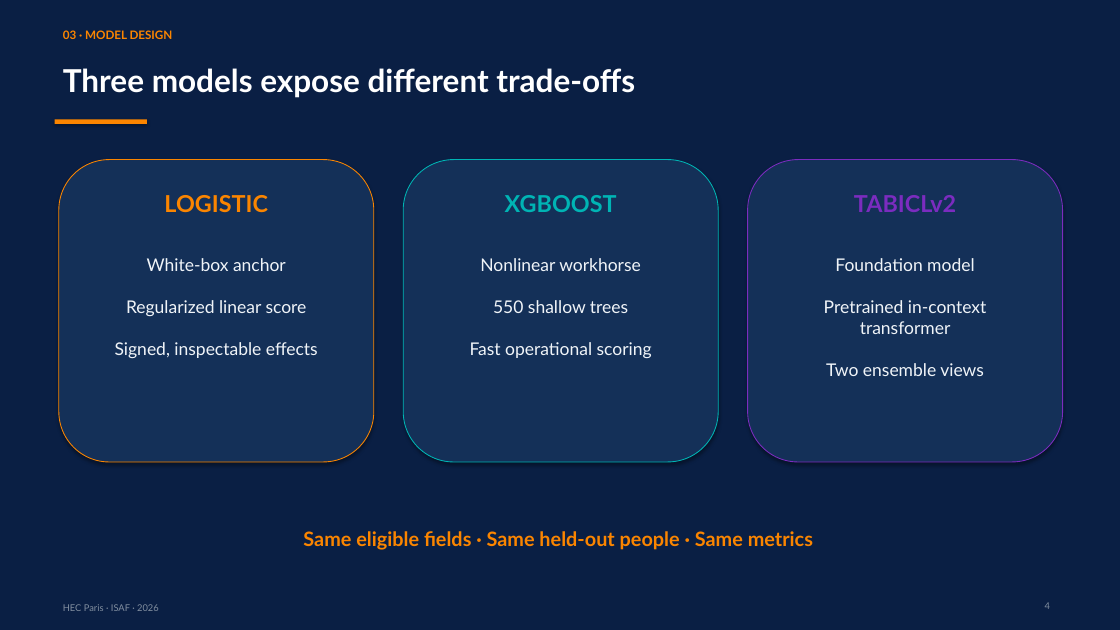
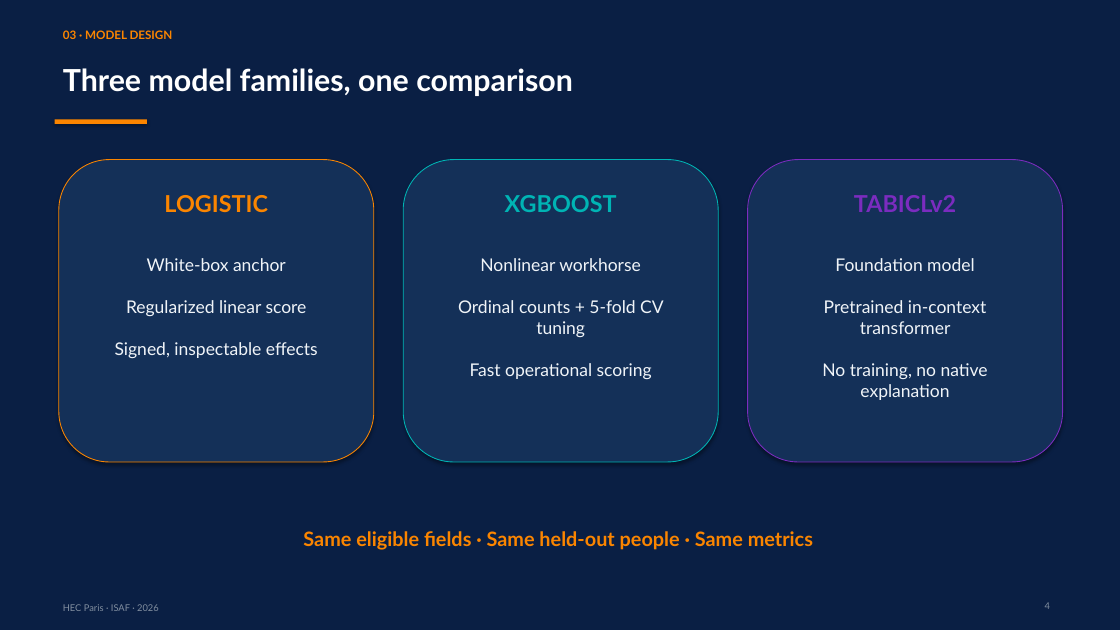
Before and after one commit to RyanBalech/recidivism-forecasting-analysis, a slide deck: slide 4 of reports/ISAF_Recidivism_Presentation.pptx. Drawn at 1120x630 pixels with LibreOffice and Linux fonts; fonts in the diff are those of the drawing. Boxes give left, top, right and bottom in pixels: in the first picture for what was removed or moved away, otherwise in the second. Text is boxed around its words. In the diff, an @@ line names an element or a change of style, - is before the commit and + after.

```diff
--- a/reports/ISAF_Recidivism_Presentation.pptx
+++ b/reports/ISAF_Recidivism_Presentation.pptx
@@ text at (63, 68, 573, 96): text changed; size 27 to 26 pt @@
-Three models expose different trade-offs
+Three model families, one comparison
@@ text at (458, 258, 664, 379): text changed @@
-Nonlinear workhorse
-550 shallow trees
-Fast operational scoring
+Nonlinear workhorse
+Ordinal counts + 5-fold CV tuning
+Fast operational scoring
@@ text at (822, 258, 988, 400): text changed @@
-Foundation model
-Pretrained in-context transformer
-Two ensemble views
+Foundation model
+Pretrained in-context transformer
+No training, no native explanation
```
Also in this commit, not shown: 6 other slides changed, 8 slides added, 5 slides removed, 11 other files.
